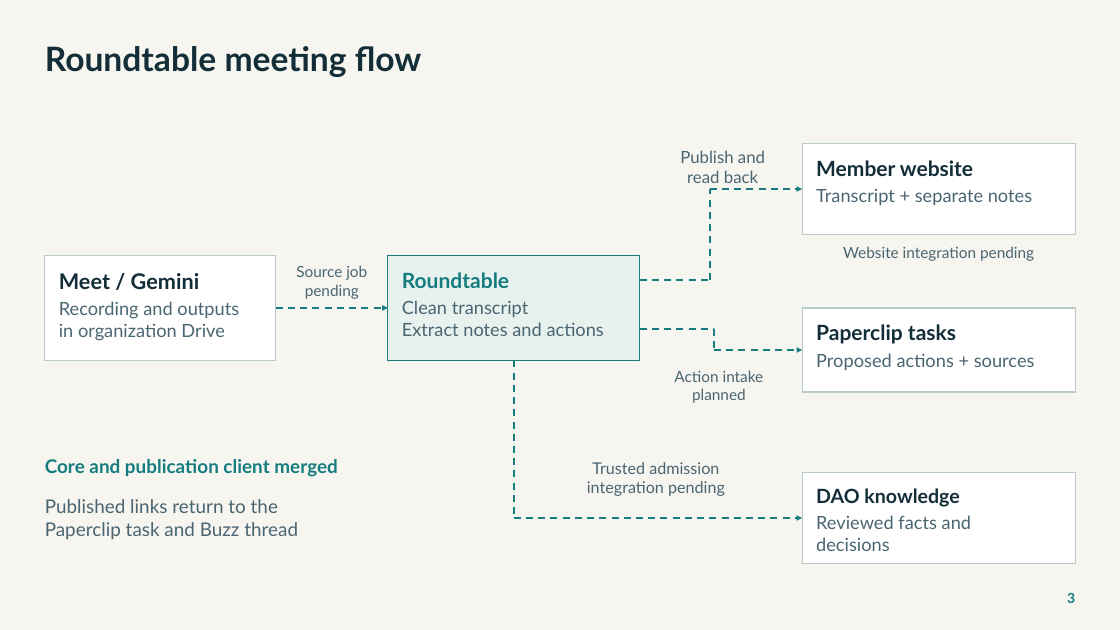
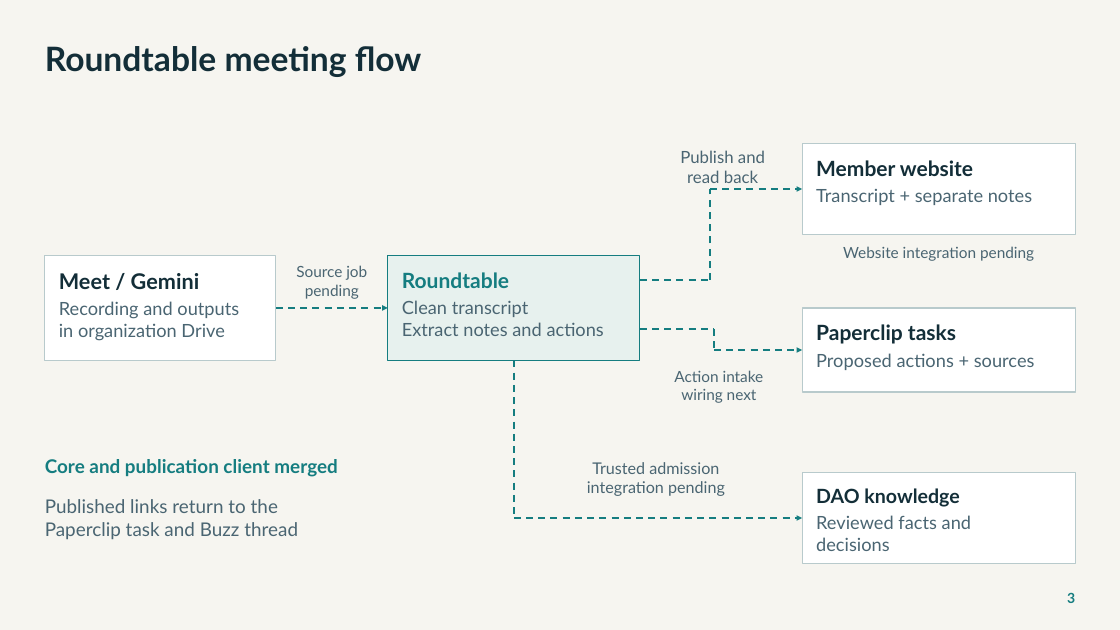
Before and after one commit to NetRxn/Inertia, a slide deck: slide 3 of Inertia-Architecture.pptx. Drawn at 1120x630 pixels with LibreOffice and Linux fonts; fonts in the diff are those of the drawing. Boxes give left, top, right and bottom in pixels: in the first picture for what was removed or moved away, otherwise in the second. Text is boxed around its words. In the diff, an @@ line names an element or a change of style, - is before the commit and + after.

```diff
--- a/Inertia-Architecture.pptx
+++ b/Inertia-Architecture.pptx
@@ text at (681, 389, 757, 403): text changed @@
-planned
+wiring next
```
Also in this commit, not shown: 5 other slides changed, 27 other files.
